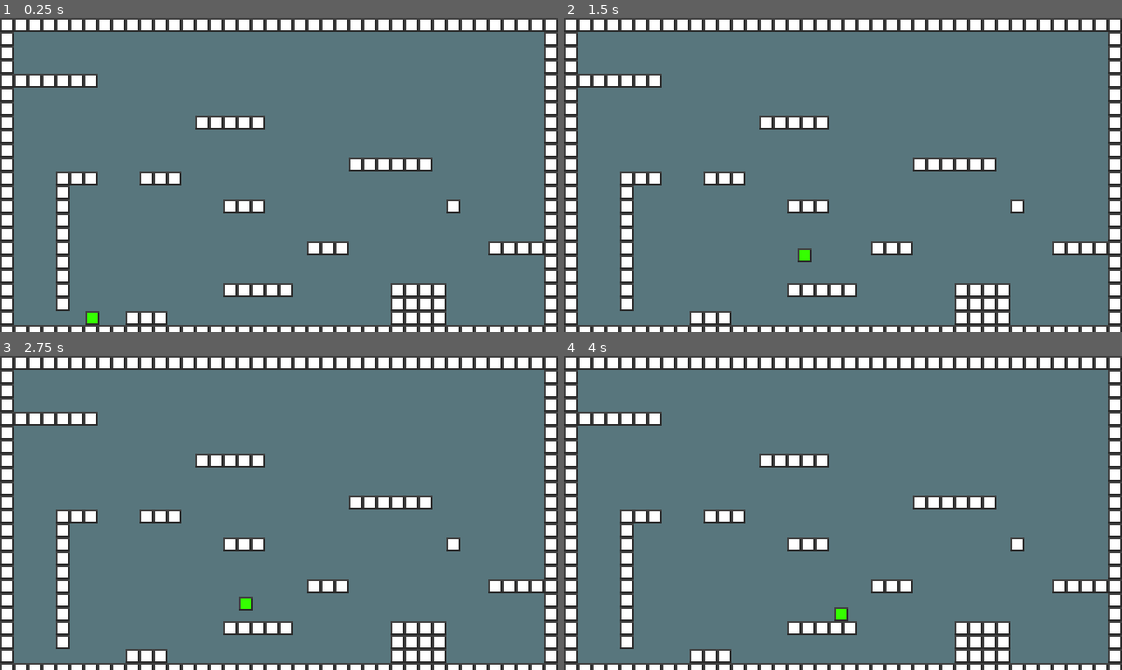
Above: before the commit, frames 1-4 (two rows, left to right).
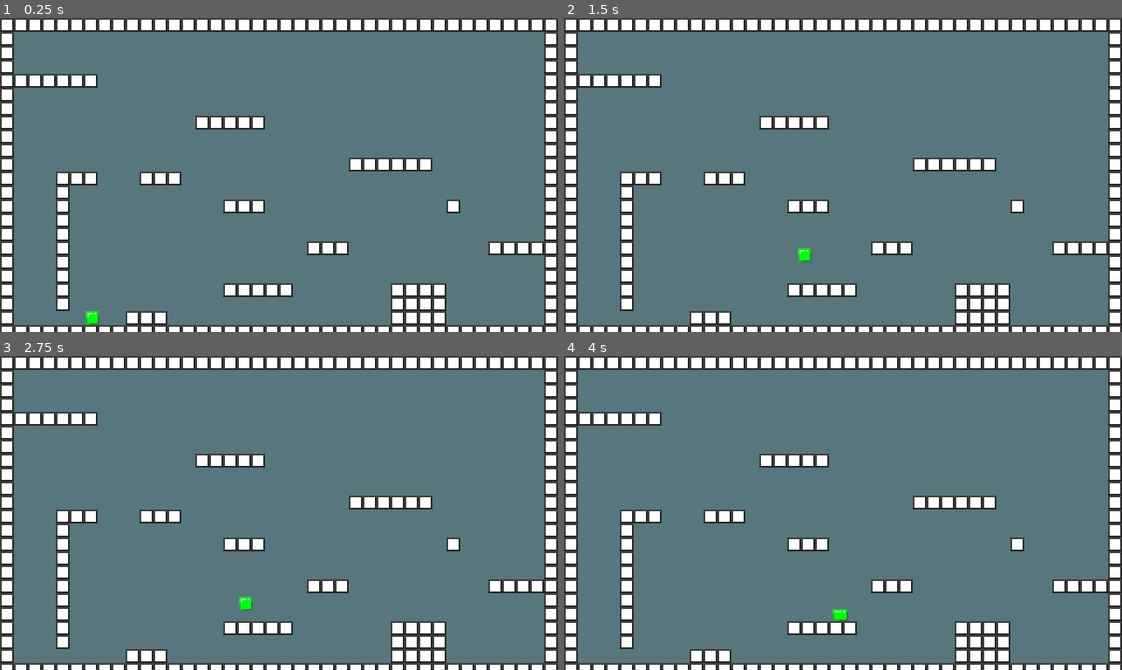
Above: after the commit, the same moments.

Repository: Yeetcoeschann7/Basic_Platformer
Game: Godot game, scene res://levels/test_levels/test_level1.tscn
Two runs of this game, one before a commit and one after it. Both use one fixed random seed, a clock stepped at 60 frames per second and the inputs below.
Inputs:
- Up to frame 1 (0.25 s): no input
- Up to frame 2 (1.5 s): tap Enter at 0.5 s; hold Right (right) from 0.53 s (still down); tap Space (jump) at 0.6, 0.77, 1.07, 1.35 s
- Up to frame 3 (2.75 s): tap Space (jump) at 1.52, 1.82, 2.1 s; release Right (right) at 2.03 s; hold Left (left) from 2.03 s (still down)
- Up to frame 4 (4 s): release Left (left) at 2.78 s; hold Right (right) from 2.78 s (still down); tap Space (jump) at 2.85, 3.02, 3.32, 3.6, 3.77 s

The runs differ from the first frame. In frame 1, 0.1% of the frame differs, in the area x 15-18%, y 93-98%; in frame 2, 0.1%; in frame 3, 0.1%; in frame 4, 0.1%, in the area x 48-51%, y 80-85%.

Commit message:
Small Changes
- Fixed being able to walljump from ground
- Changed player sprite to slime
- Added some sfx and squish animation

Diff:
--- a/player/player.gd
+++ b/player/player.gd
@@ -13,17 +13,20 @@
 var buffer_frames = 0
 var is_sliding = false
 var no_move = ["left", "right"]
+var next_land = false
+var sec = 0
 
 
 
 func _physics_process(delta):
-	$ray_left/particles_left.emitting = false
-	$ray_right/particles_right.emitting = false
+	if sec < 10:
+		sec += 1
 	jump(delta)
 	walk(delta)
 	move_and_slide()
 	wall_slide(delta)
 	compute_particles()
+	land_sfx()
 
 func walk(_delta):
 	var direction = Input.get_axis(no_move[0], no_move[1])
@@ -36,14 +39,16 @@
 func jump(delta):
 	if Input.is_action_just_pressed("jump"):
 		buffer_frames = BUFFER_LENGTH
-		if Input.is_action_pressed("left") or Input.is_action_pressed("right") and !is_on_floor():
+		if (Input.is_action_pressed("left") or Input.is_action_pressed("right")) and !is_on_floor():
 			if $ray_right.is_colliding():
+				$jump_sfx.play()
 				velocity.y = JUMP_VELOCITY
 				velocity.x = -WALL_PUSH
 				no_move = ["left", "none"]
 				$move_timer.start()
 				reset_buffer()
 			if $ray_left.is_colliding():
+				$jump_sfx.play()
 				velocity.y = JUMP_VELOCITY
 				velocity.x = WALL_PUSH
 				no_move = ["none", "right"]
@@ -52,6 +57,7 @@
 
 	if buffer_frames > 0:
 		if is_on_floor() or jumpReset == true:
+			$jump_sfx.play()
 			velocity.y = JUMP_VELOCITY
 
 	if Input.is_action_just_released("jump") and not is_on_floor():
@@ -82,13 +88,16 @@
 func compute_particles():
 	if not is_on_floor() and $ray_right.is_colliding():
 		$ray_right/particles_right.emitting = true
-	else:
-		$ray_right/particles_right.emitting = false
-
 	if not is_on_floor() and $ray_left.is_colliding():
 		$ray_left/particles_left.emitting = true
-	else:
-		$ray_left/particles_left.emitting = false
+
+func land_sfx():
+	if !is_on_floor() and sec > 5:
+		next_land = true
+	if next_land == true and is_on_floor():
+		$AnimationPlayer.play("squish")
+		$land_sfx.play()
+		next_land = false
 
 func _on_move_timer_timeout():
 	no_move = ["left", "right"]
--- a/player/player.tscn
+++ b/player/player.tscn
@@ -1,14 +1,74 @@
-[gd_scene load_steps=7 format=3 uid="uid://dsch50gfismgm"]
+[gd_scene load_steps=11 format=3 uid="uid://dsch50gfismgm"]
 
 [ext_resource type="Script" path="res://player/player.gd" id="1_hmg35"]
-[ext_resource type="Texture2D" uid="uid://c0g0fbsu75eyi" path="res://images/blocks/blocks_tileset.png" id="1_i4l38"]
+[ext_resource type="Texture2D" uid="uid://deld7dabglha7" path="res://images/blocks/slime_block.png" id="2_b2rdh"]
+[ext_resource type="AudioStream" uid="uid://wd575a2oqena" path="res://audio/sfx/player_jump.mp3" id="3_cqght"]
+[ext_resource type="AudioStream" uid="uid://e2anlm5uj8l8" path="res://audio/sfx/player_land.wav" id="4_bi1oy"]
 
 [sub_resource type="RectangleShape2D" id="RectangleShape2D_df3yu"]
 size = Vector2(8, 7)
 
-[sub_resource type="AtlasTexture" id="AtlasTexture_hthq8"]
-atlas = ExtResource("1_i4l38")
-region = Rect2(0, 8, 8, 8)
+[sub_resource type="Animation" id="Animation_3g3r8"]
+resource_name = "squish"
+length = 0.35
+step = 0.05
+tracks/0/type = "value"
+tracks/0/imported = false
+tracks/0/enabled = true
+tracks/0/path = NodePath("player_sprite:scale")
+tracks/0/interp = 1
+tracks/0/loop_wrap = true
+tracks/0/keys = {
+"times": PackedFloat32Array(0, 0.05, 0.1, 0.15, 0.2),
+"transitions": PackedFloat32Array(1, 1, 1, 1, 1),
+"update": 0,
+"values": [Vector2(1.05, 0.95), Vector2(1.15, 0.9), Vector2(1.15, 0.9), Vector2(1.05, 0.95), Vector2(1, 1)]
+}
+tracks/1/type = "value"
+tracks/1/imported = false
+tracks/1/enabled = true
+tracks/1/path = NodePath("player_sprite:position")
+tracks/1/interp = 1
+tracks/1/loop_wrap = true
+tracks/1/keys = {
+"times": PackedFloat32Array(0, 0.05, 0.1, 0.15, 0.2),
+"transitions": PackedFloat32Array(1, 1, 1, 1, 1),
+"update": 0,
+"values": [Vector2(0, 0.2), Vector2(0, 0.4), Vector2(0, 0.4), Vector2(0, 0.2), Vector2(0, 0)]
+}
+
+[sub_resource type="Animation" id="Animation_748dr"]
+length = 0.001
+tracks/0/type = "value"
+tracks/0/imported = false
+tracks/0/enabled = true
+tracks/0/path = NodePath("player_sprite:scale")
+tracks/0/interp = 1
+tracks/0/loop_wrap = true
+tracks/0/keys = {
+"times": PackedFloat32Array(0),
+"transitions": PackedFloat32Array(1),
+"update": 0,
+"values": [Vector2(1, 1)]
+}
+tracks/1/type = "value"
+tracks/1/imported = false
+tracks/1/enabled = true
+tracks/1/path = NodePath("player_sprite:position")
+tracks/1/interp = 1
+tracks/1/loop_wrap = true
+tracks/1/keys = {
+"times": PackedFloat32Array(0),
+"transitions": PackedFloat32Array(1),
+"update": 0,
+"values": [Vector2(0, 0.2)]
+}
+
+[sub_resource type="AnimationLibrary" id="AnimationLibrary_n8rm5"]
+_data = {
+"RESET": SubResource("Animation_748dr"),
+"squish": SubResource("Animation_3g3r8")
+}
 
 [sub_resource type="ParticleProcessMaterial" id="ParticleProcessMaterial_gsjpb"]
 lifetime_randomness = 1.0
@@ -43,8 +103,14 @@
 position = Vector2(0, 0.5)
 shape = SubResource("RectangleShape2D_df3yu")
 
+[node name="AnimationPlayer" type="AnimationPlayer" parent="."]
+libraries = {
+"": SubResource("AnimationLibrary_n8rm5")
+}
+
 [node name="player_sprite" type="Sprite2D" parent="."]
-texture = SubResource("AtlasTexture_hthq8")
+position = Vector2(0, 0.2)
+texture = ExtResource("2_b2rdh")
 
 [node name="ray_left" type="RayCast2D" parent="."]
 rotation = 1.5708
@@ -59,6 +125,8 @@
 amount = 20
 process_material = SubResource("ParticleProcessMaterial_gsjpb")
 lifetime = 0.3
+one_shot = true
+explosiveness = 0.3
 
 [node name="ray_right" type="RayCast2D" parent="."]
 rotation = 1.5708
@@ -73,9 +141,18 @@
 amount = 20
 process_material = SubResource("ParticleProcessMaterial_0ax7x")
 lifetime = 0.3
+one_shot = true
+explosiveness = 0.3
 
 [node name="move_timer" type="Timer" parent="."]
 wait_time = 0.6
 one_shot = true
 
+[node name="jump_sfx" type="AudioStreamPlayer" parent="."]
+stream = ExtResource("3_cqght")
+
+[node name="land_sfx" type="AudioStreamPlayer" parent="."]
+stream = ExtResource("4_bi1oy")
+volume_db = -10.0
+
 [connection signal="timeout" from="move_timer" to="." method="_on_move_timer_timeout"]
Not shown, added: audio/sfx/coin_collect.wav.import
Not shown, added: audio/sfx/player_jump.mp3.import
Not shown, added: audio/sfx/player_land.wav.import
Binary file added: images/blocks/slime_block.png
Not shown, added: images/blocks/slime_block.png.import
Not shown, added: audio/sfx/coin_collect.wav
Not shown, added: audio/sfx/player_jump.mp3
Not shown, added: audio/sfx/player_land.wav
